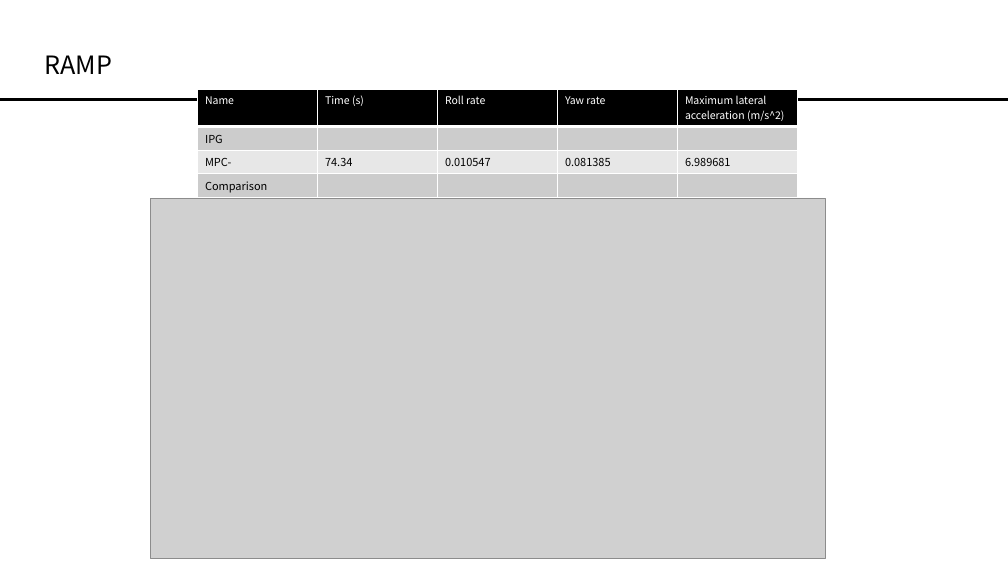
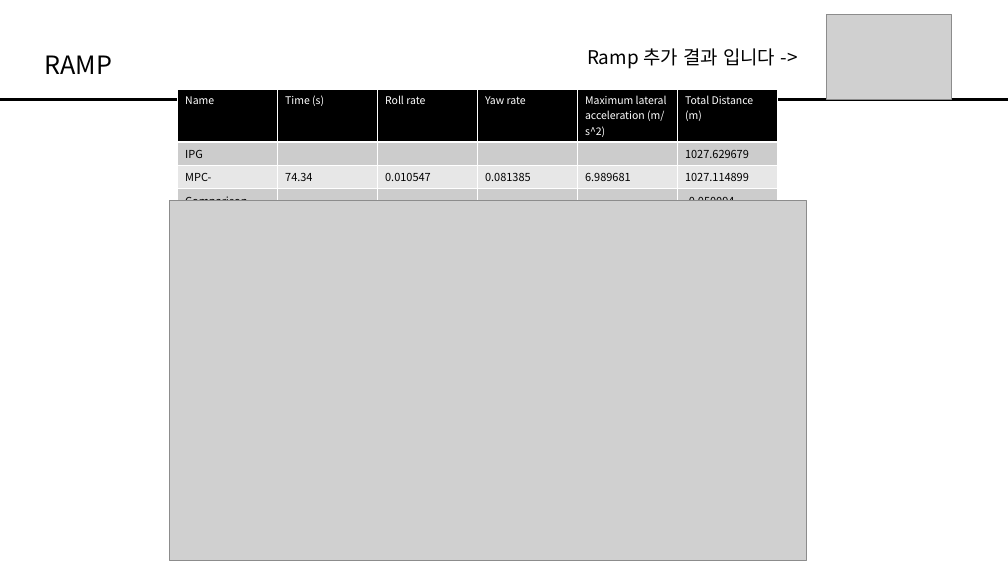
Before and after one commit to HAN2496/CarMakerResults, a slide deck: slide 6 of 1219Report_UturnMPC/1219Report.pptx (slide 5 before the commit). Drawn at 1008x567 pixels with LibreOffice and Linux fonts; fonts in the diff are those of the drawing; grey boxes stand for pictures. Boxes give left, top, right and bottom in pixels: in the first picture for what was removed or moved away, otherwise in the second. Text is boxed around its words. In the diff, an @@ line names an element or a change of style, - is before the commit and + after.

```diff
--- a/1219Report_UturnMPC/1219Report.pptx
+++ b/1219Report_UturnMPC/1219Report.pptx
@@ picture added at bbox=[827, 14, 951, 100] @@
@@ text added at bbox=[587, 48, 775, 69], 18 pt, text #000000 @@
+Ramp 추가 결과 입니다 ->
@@ table at bbox=[178, 89, 777, 205] @@
+column 6: Total Distance / (m) | 1027.629679 | 1027.114899 | -0.050094
@@ table: place and size @@
-table at bbox=[197, 89, 799, 197]
+table at bbox=[178, 89, 777, 205]
@@ picture: place and size @@
-picture at bbox=[150, 198, 825, 558]
+picture at bbox=[169, 200, 807, 560]
```
Also in this commit, not shown: 2 other slides changed, 4 slides added, 3 slides removed, 4 other files.
